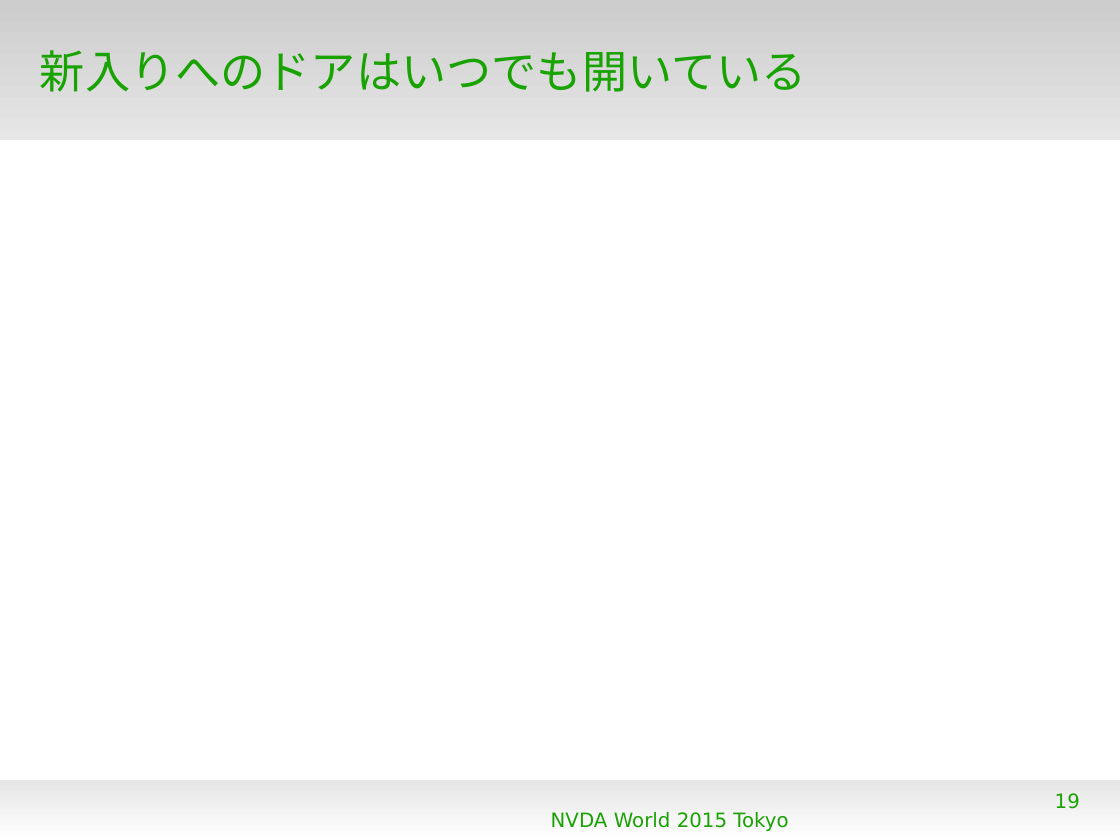
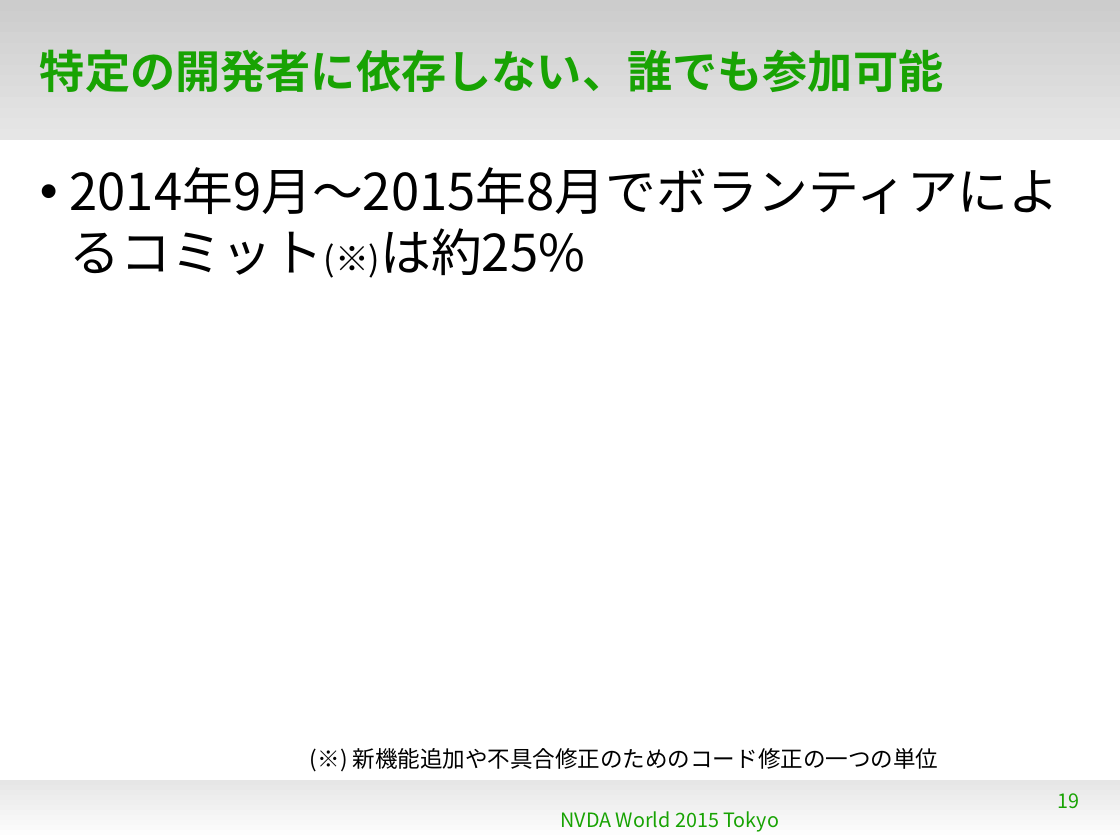
Before and after one commit to naruoga/KantoLibreOffice, a slide deck: slide 19 of others/NVDAworld2015.odp. Drawn at 1120x840 pixels with LibreOffice and Linux fonts; fonts in the diff are those of the drawing; background and template pictures are left out. Boxes give left, top, right and bottom in pixels: in the first picture for what was removed or moved away, otherwise in the second. Text is boxed around its words. In the diff, an @@ line names an element or a change of style, - is before the commit and + after.

```diff
--- a/others/NVDAworld2015.odp
+++ b/others/NVDAworld2015.odp
@@ title at [40, 49, 943, 92]: text changed; font DejaVu Sans to Noto Sans CJK JP; bold on @@
-新入りへのドアはいつでも開いている
+特定の開発者に依存しない、誰でも参加可能
@@ text added at [70, 167, 1060, 276], 36 pt, text #000000 @@
+• 2014年9月〜2015年8月でボランティアによるコミット(※)は約25%
@@ text added at [353, 748, 938, 769], 16 pt, text #000000 @@
+(※) 新機能追加や不具合修正のためのコード修正の一つの単位
@@ text "NVDA World 2015 Tokyo" at [560, 811, 780, 832]: font DejaVu Sans to Noto Sans CJK JP @@
@@ page number at [1058, 793, 1080, 809]: font DejaVu Sans to Noto Sans CJK JP @@
```
Also in this commit, not shown: 23 other slides changed.
